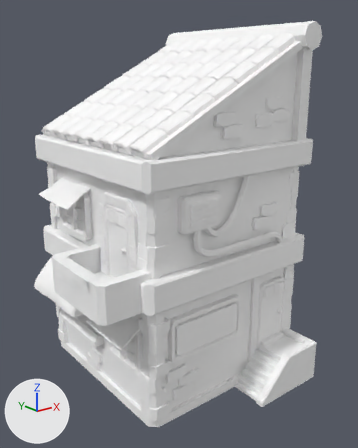
A saved change to the FBX model project/Assets/models/house/house003.fbx.
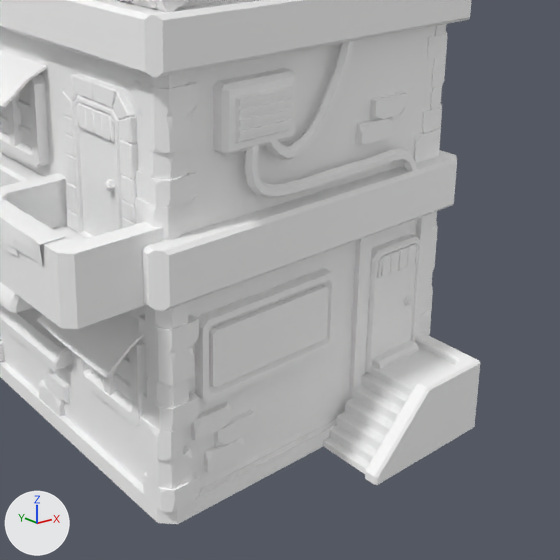
Each version is shown whole from a 50 mm camera at (-10.55, -18.02, 41.81) aimed at (-2.1, -7.46, 37.59), then close up on the part from 19% to 100% of the width and 34% to 100% of the height. Lighting does not change. The marker at lower left points along +X, +Y and +Z. Where no turn or scale is listed for an object, it has been applied to the vertices. Vertices at the same position are counted once.

The first close-up shows 'pasted__polySurface6221', 'polySurface1664'.
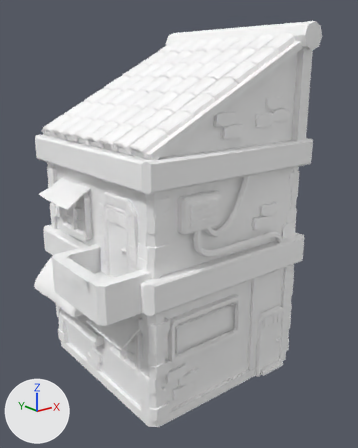
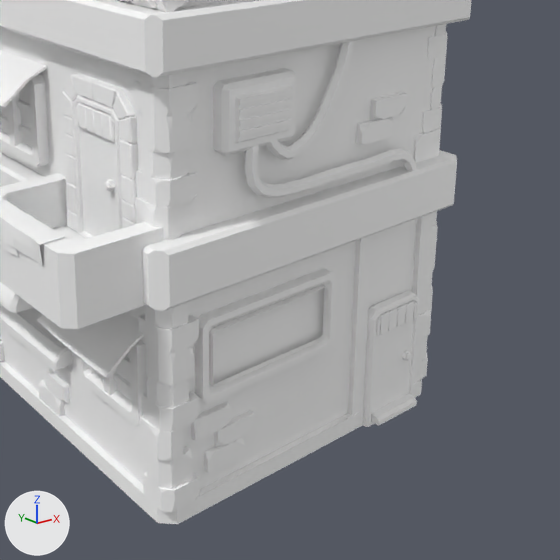
Where the change shows, as pixel boxes [x1, y1, x2, y2] in the close-ups (560 x 560 px; the box of a moved part takes in the faces that stretch with it):
'pasted__polySurface6221', reshaped
    before: [0, 0, 480, 524]
    after: [0, 0, 471, 524]
'polySurface1664', deleted
    before: [213, 287, 329, 388]
part 1 of me_mesh_001, moved or reshaped
    before: [372, 340, 419, 370]
    after: [371, 394, 417, 426]
part 2 of me_mesh_001, moved or reshaped
    before: [365, 234, 421, 372]
    after: [363, 290, 419, 427]
part 3 of me_mesh_001, moved or reshaped
    before: [404, 295, 414, 306]
    after: [402, 351, 412, 361]
part 4 of me_mesh_001, moved or reshaped
    before: [377, 243, 419, 278]
    after: [376, 300, 417, 336]
part 5 of me_mesh_001, deleted
    before: [323, 346, 453, 474]
part 6 of me_mesh_001, deleted
    before: [365, 333, 480, 485]

The change in detail:
me_mesh_001 has 6172 vertices, 5263 faces and spans x -3.47..3.47, y -3.36..3.36, z -5.0..5.0.
me_mesh_001 is used by ob_pasted__polysurface6221; location (-2.34, -7.11, 37.97).
me_mesh_001 part 1: the loose piece of 10 vertices spanning x 1.79..2.69, y -2.43..-2.11, z -3.97..-3.84 is moved by (0.0, -0.03, -0.96).
me_mesh_001 part 2: the loose piece of 48 vertices spanning x 1.68..2.79, y -2.29..-2.1, z -4.04..-2.03 is moved by (0.0, -0.03, -0.96).
me_mesh_001 part 3: the loose piece of 38 vertices spanning x 2.46..2.62, y -2.36..-2.25, z -3.16..-3.01 is moved by (0.0, -0.03, -0.96).
me_mesh_001 part 4: the loose piece of 52 vertices spanning x 1.79..2.69, y -2.31..-2.25, z -2.47..-2.14 is moved by (0.0, -0.03, -0.96).
me_mesh_001 part 5: the loose piece of 58 vertices spanning x 0.81..2.83, y -3.12..-2.22, z -4.99..-3.95 is deleted.
me_mesh_001 part 6: the loose piece of 39 vertices spanning x 0.74..3.05, y -3.36..-1.92, z -5.0..-3.83 is deleted.
Object 'polySurface1664' (ob_polysurface1664) is deleted.
